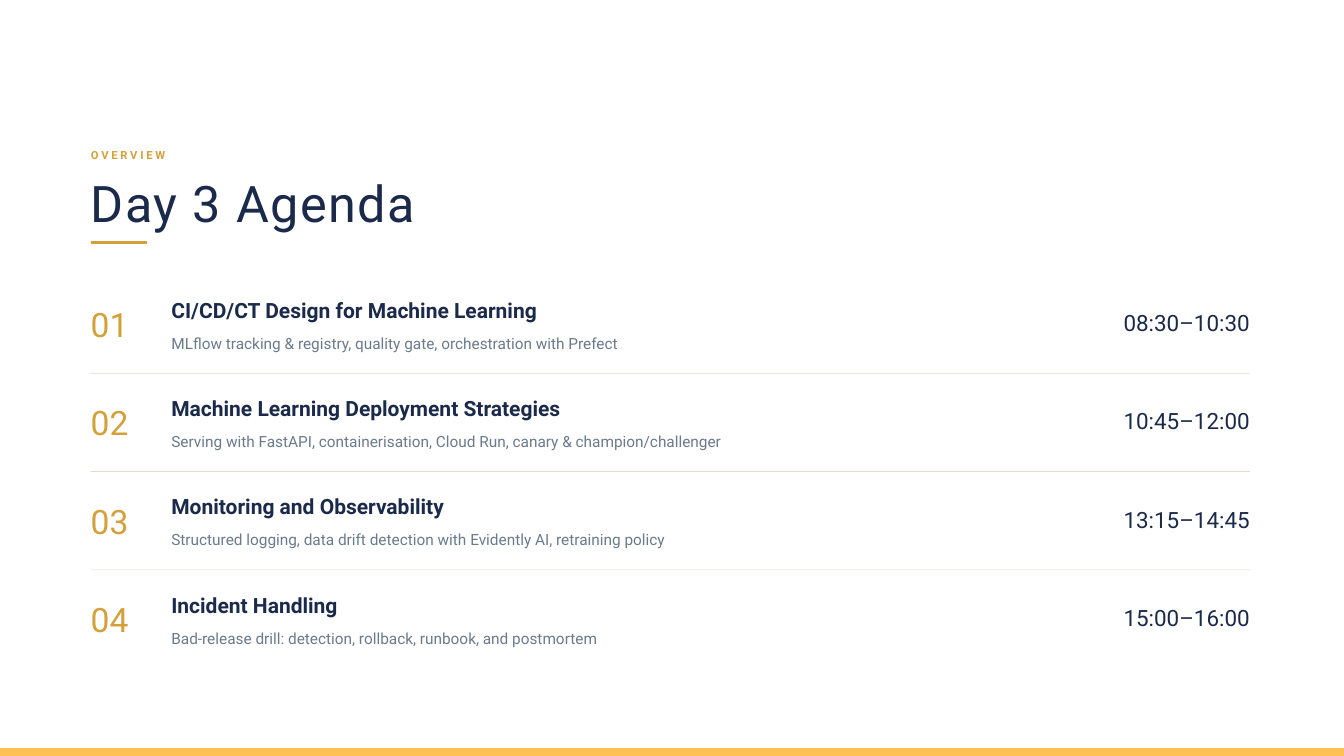
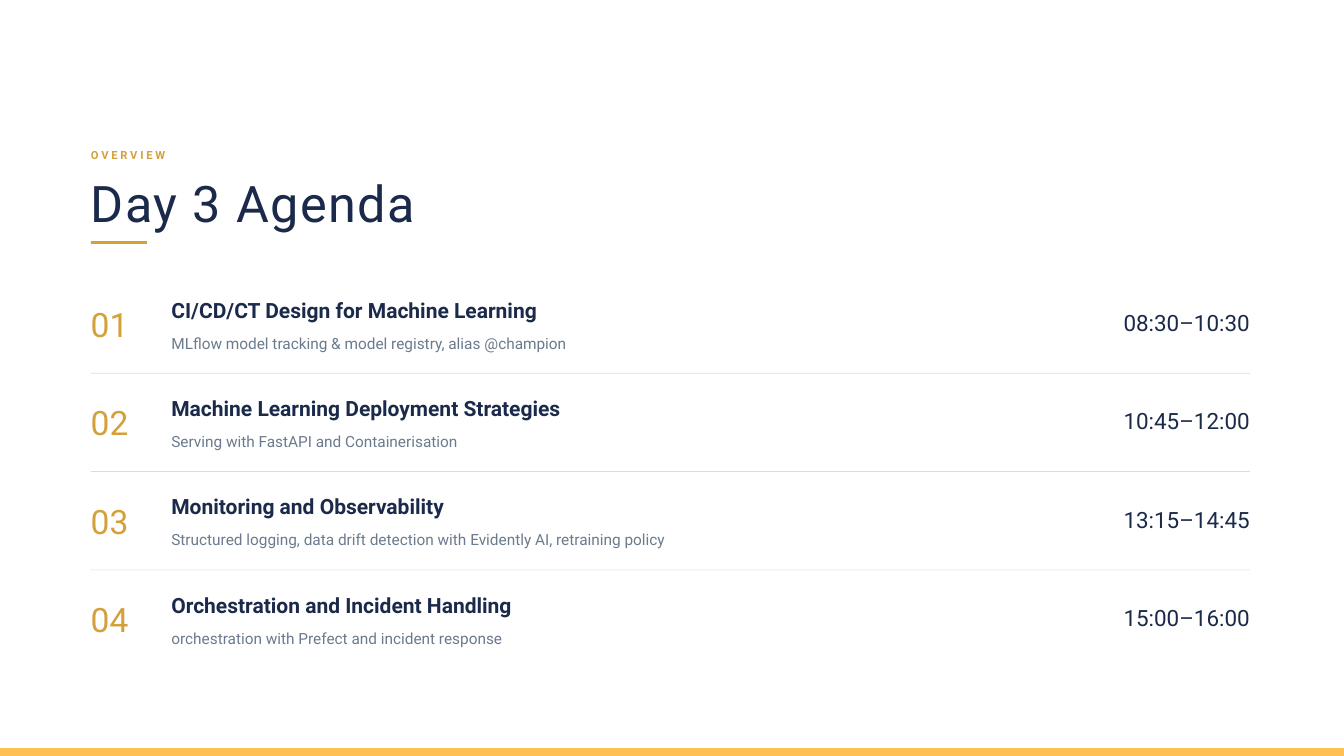
Before and after one commit to madeharta/latest-mlops-workshop, a slide deck: slide 2 of Materi MLOps Day-3.pptx. Drawn at 1344x756 pixels with LibreOffice and Linux fonts; fonts in the diff are those of the drawing; background and template pictures are left out. Boxes give left, top, right and bottom in pixels: in the first picture for what was removed or moved away, otherwise in the second. Text is boxed around its words. In the diff, an @@ line names an element or a change of style, - is before the commit and + after.

Commit message:
Add mlflow and evidently testing codes

```diff
--- a/Materi MLOps Day-3.pptx
+++ b/Materi MLOps Day-3.pptx
@@ text at bbox=[171, 337, 566, 353]: text changed @@
-MLflow tracking & registry, quality gate, orchestration with Prefect
+MLflow model tracking & model registry, alias @champion
@@ text at bbox=[171, 435, 457, 450]: text changed @@
-Serving with FastAPI, containerisation, Cloud Run, canary & champion/challenger
+Serving with FastAPI and Containerisation
@@ text at bbox=[171, 597, 512, 618]: text changed @@
-Incident Handling
+Orchestration and Incident Handling
@@ text at bbox=[171, 632, 502, 647]: text changed @@
-Bad-release drill: detection, rollback, runbook, and postmortem
+orchestration with Prefect and incident response
```
Also in this commit, not shown: 14 other slides changed, 19 slides added, 21 slides removed, 16 other files.
